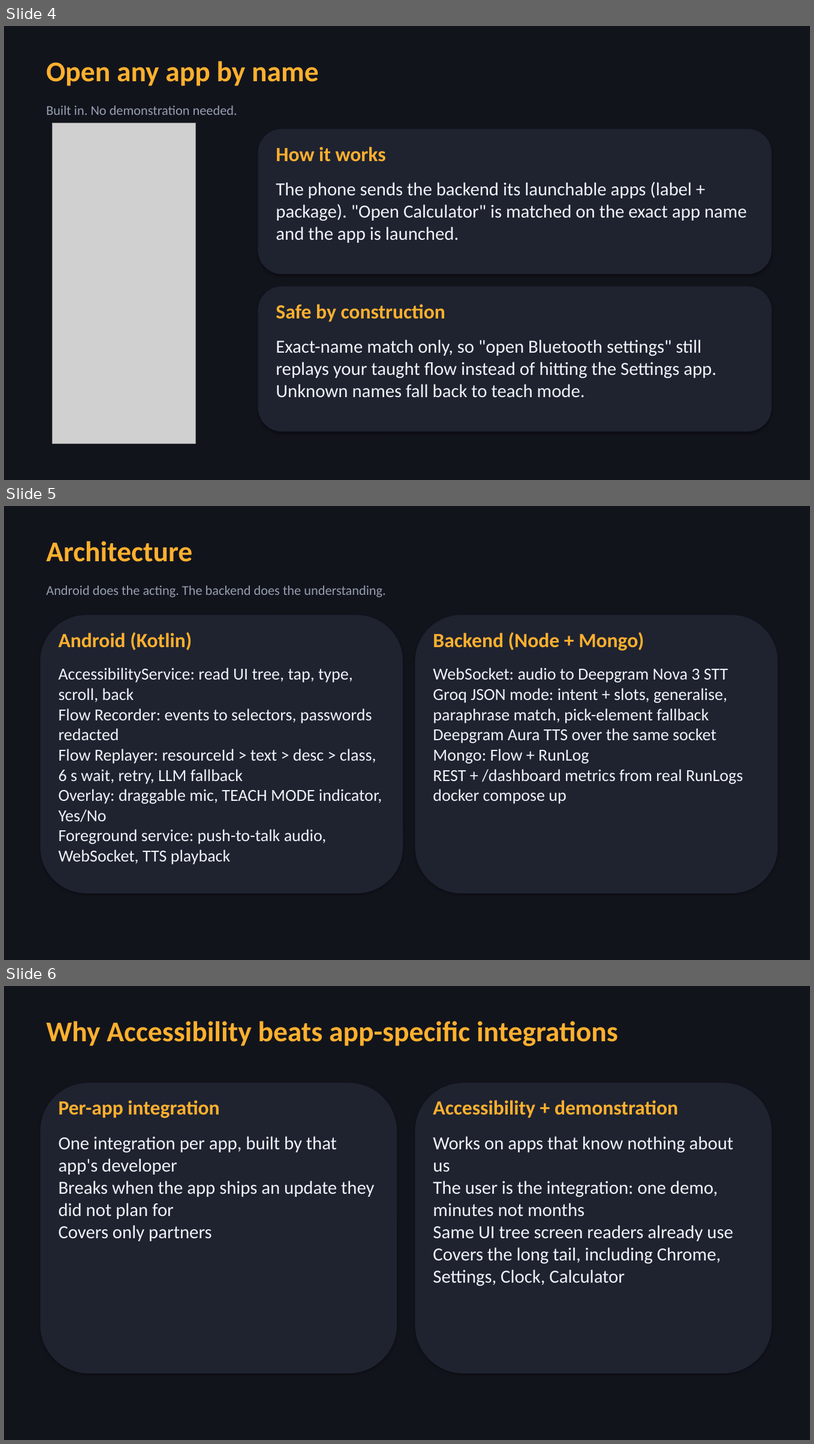
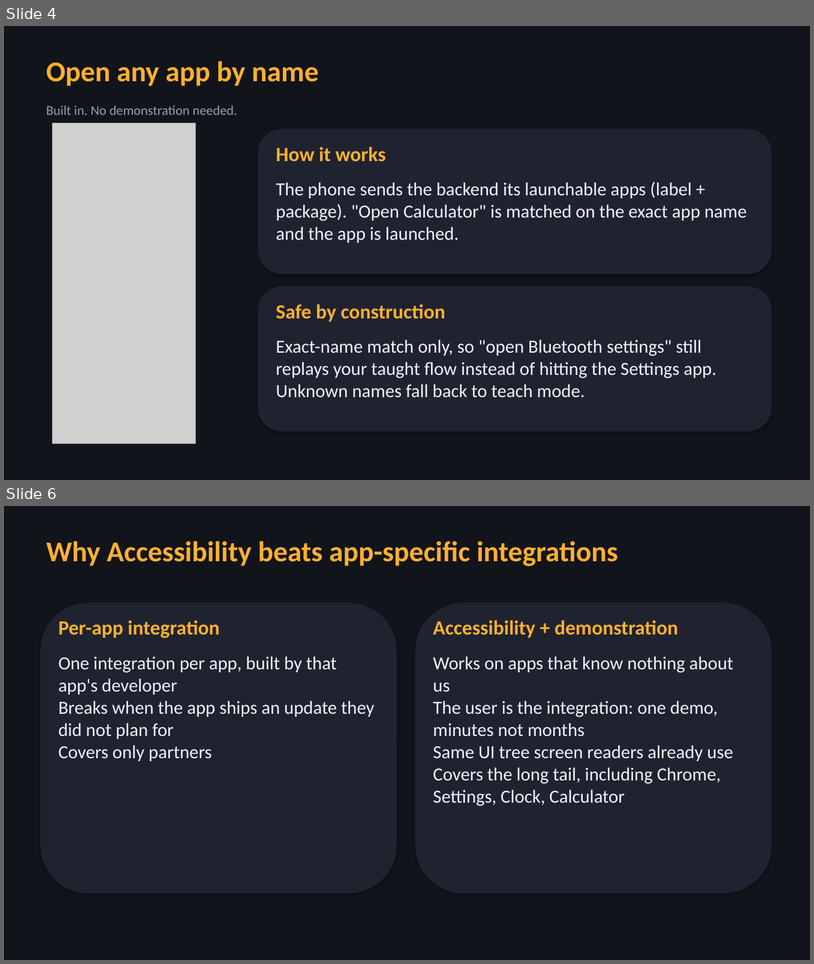
Before and after one commit to AayushiMakker/Teachable_Voice_Automation, a slide deck: submission/SRM_University_Kattankulathur_Chennai_Ciphera_s_Presentation.pptx. Shown one above the other, each under a label of ours: slides 4, 5 and 6 before the commit, slides 4 and 6 after it; the slides between them are not shown. The pictures are 814x1444 and 814x964 pixels, drawn with LibreOffice and Linux fonts; fonts in the diff are those of the drawing; grey boxes stand for pictures. Boxes give left, top, right and bottom in pixels: in the first picture for what was removed or moved away, otherwise in the second. Text is boxed around its words. In the diff, an @@ line names an element or a change of style, - is before the commit and + after.

Commit message:
Final submission: architecture diagram in deck, demo video, Theme 3 PDF, requirements.txt, LICENSE; drop internal working docs

```diff
--- a/submission/SRM_University_Kattankulathur_Chennai_Ciphera_s_Presentation.pptx
+++ b/submission/SRM_University_Kattankulathur_Chennai_Ciphera_s_Presentation.pptx
@@ slide 5 removed at bbox=[4, 506, 810, 960], background #12141C @@
@@ text removed at bbox=[46, 541, 192, 562] @@
-Architecture
@@ text removed at bbox=[46, 585, 386, 597] @@
-Android does the acting. The backend does the understanding.
@@ rounded rectangle removed at bbox=[40, 615, 403, 893] @@
@@ rounded rectangle removed at bbox=[416, 615, 779, 893] @@
@@ text removed at bbox=[59, 632, 192, 650] @@
-Android (Kotlin)
@@ text removed at bbox=[433, 632, 644, 651] @@
-Backend (Node + Mongo)
@@ text removed at bbox=[59, 667, 382, 864] @@
-AccessibilityService: read UI tree, tap, type, scroll, back
-Flow Recorder: events to selectors, passwords redacted
-Flow Replayer: resourceId > text > desc > class, 6 s wait, retry, LLM fallback
-Overlay: draggable mic, TEACH MODE indicator, Yes/No
-Foreground service: push-to-talk audio, WebSocket, TTS playback
@@ text removed at bbox=[433, 667, 743, 804] @@
-WebSocket: audio to Deepgram Nova 3 STT
-Groq JSON mode: intent + slots, generalise, paraphrase match, pick-element fallback
-Deepgram Aura TTS over the same socket
-Mongo: Flow + RunLog
-REST + /dashboard metrics from real RunLogs
-docker compose up
```
Also in this commit, not shown: 1 slide added, 8 other files.
